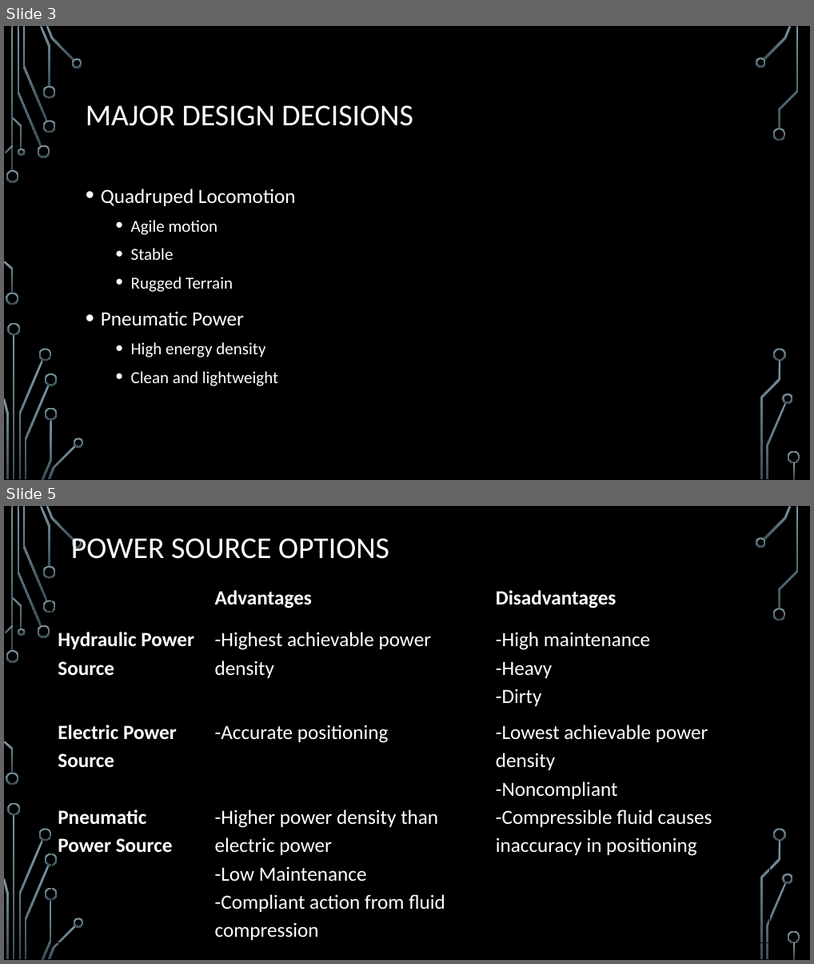
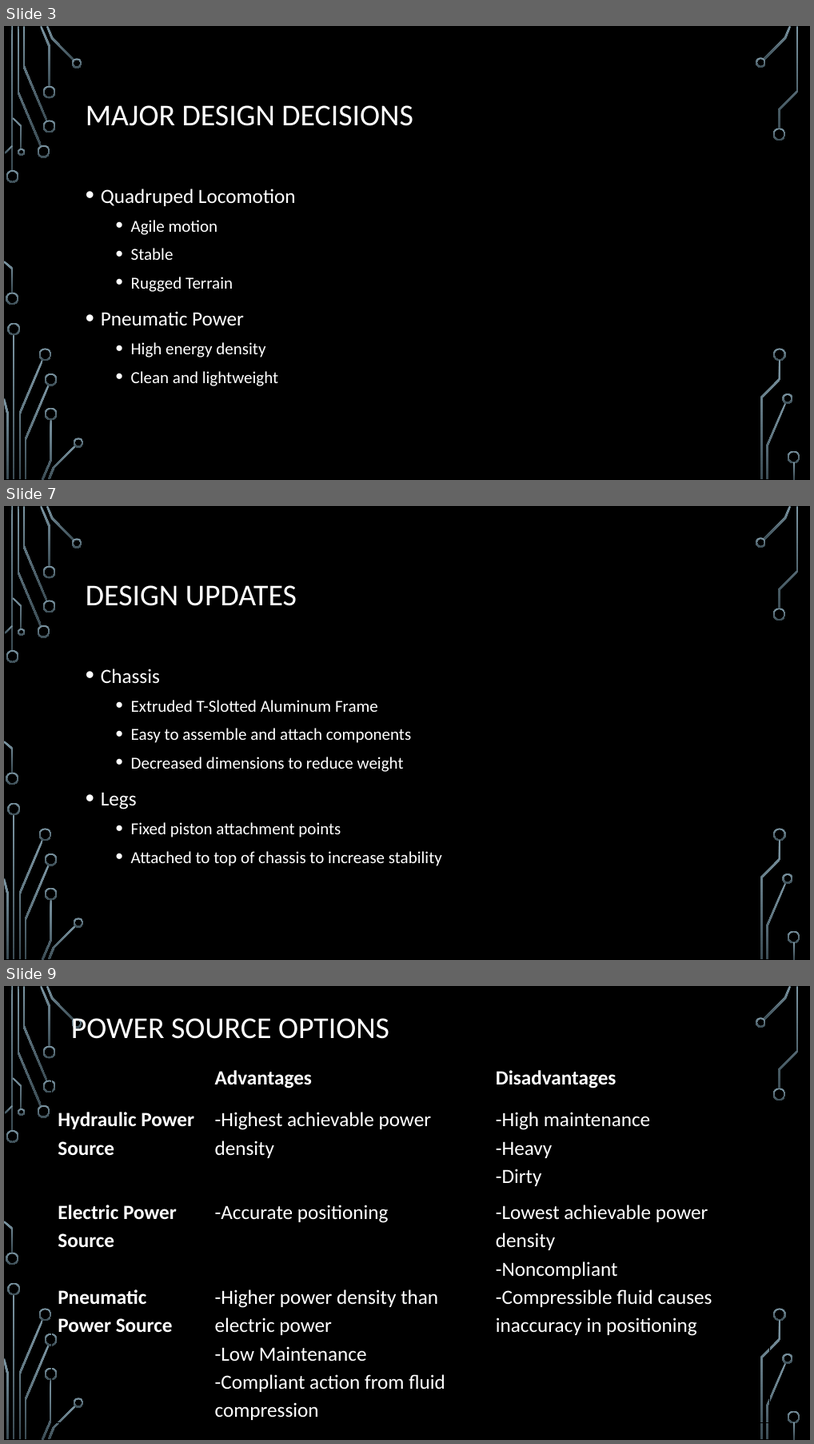
Before and after one commit to Logiant/AgileRoboticControls, a slide deck: Documentation/Presentation/Design Powerpoint.pptx. Shown one above the other, each under a label of ours: slides 3 and 5 before the commit, slides 3, 7 and 9 after it; the slides between them are not shown. The pictures are 814x964 and 814x1444 pixels, drawn with LibreOffice and Linux fonts; fonts in the diff are those of the drawing; background and template pictures are left out. Boxes give left, top, right and bottom in pixels: in the first picture for what was removed or moved away, otherwise in the second. Text is boxed around its words. In the diff, an @@ line names an element or a change of style, - is before the commit and + after.

Commit message:
PowerPoint Uploaded
Mechanical portion updated

```diff
--- a/Documentation/Presentation/Design Powerpoint.pptx
+++ b/Documentation/Presentation/Design Powerpoint.pptx
@@ slide 7 added at (x1=4, y1=506, x2=810, y2=960), background picture (left out); not listed: 36 template elements that a slide beside it also shows @@
@@ title added at (x1=86, y1=585, x2=297, y2=606), 36 pt, text #FFFFFF @@
+DESIGN UPDATES
@@ text added at (x1=101, y1=668, x2=442, y2=866), 20 pt, text #FFFFFF @@
+• Chassis
+  • Extruded T-Slotted Aluminum Frame
+  • Easy to assemble and attach components
+  • Decreased dimensions to reduce weight
+• Legs
+  • Fixed piston attachment points
+  • Attached to top of chassis to increase stability
@@ what was slide 5 is now slide 9 @@
```
Also in this commit, not shown: 1 slide changed, 3 other slides added.
